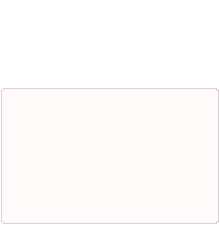
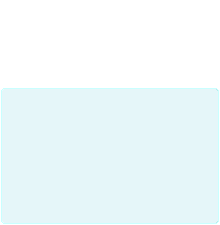
The second (220, 225) image is a revision of the first. Changes to its layers:
painted on "root Merged" over <box>1,88,219,224</box>
painted on "bg" over <box>1,88,219,224</box>